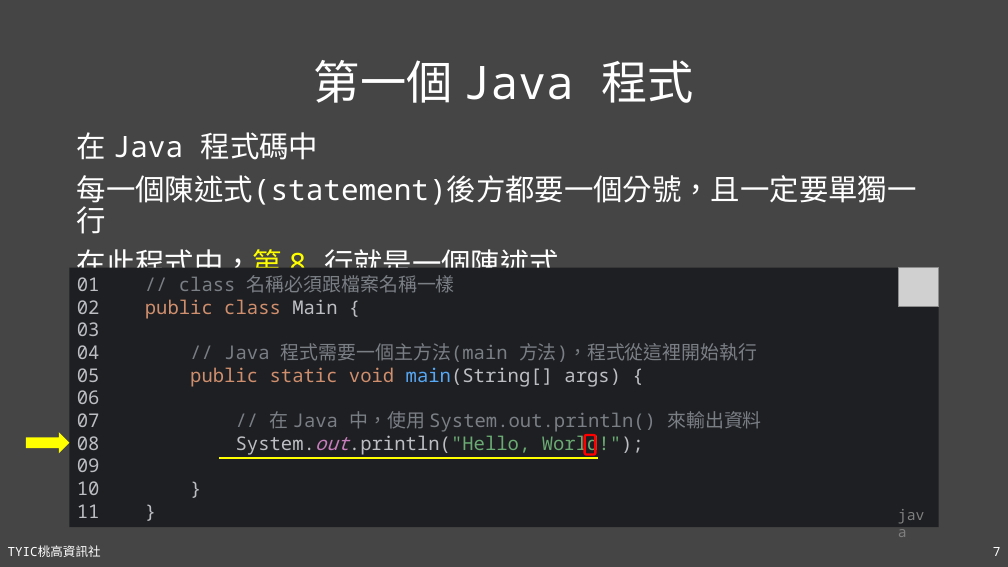
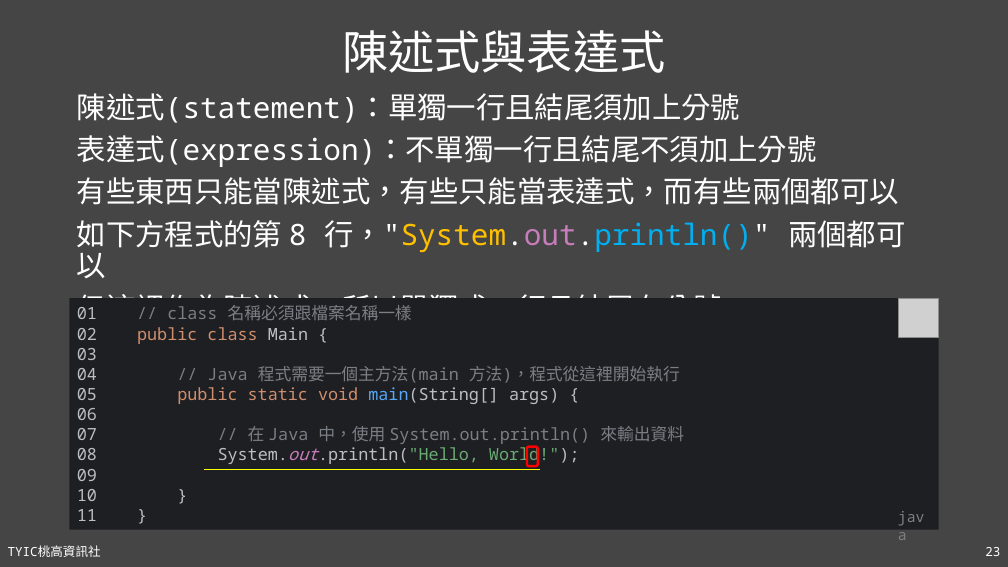
Before and after one commit to TYSHIC/slides, a slide deck: slide 23 of powerpoint/04_初探Java.pptx (slide 7 before the commit). Drawn at 1008x567 pixels with LibreOffice and Linux fonts; fonts in the diff are those of the drawing; grey boxes stand for pictures. Boxes give left, top, right and bottom in pixels: in the first picture for what was removed or moved away, otherwise in the second. Text is boxed around its words. In the diff, an @@ line names an element or a change of style, - is before the commit and + after.

```diff
--- a/powerpoint/04_初探Java.pptx
+++ b/powerpoint/04_初探Java.pptx
@@ title added at [342, 30, 665, 73], 44 pt, text #FFFFFF @@
+陳述式與表達式
@@ title removed at [314, 60, 694, 103] @@
-第一個 Java 程式
@@ text at [77, 93, 905, 320]: text changed @@
-在 Java 程式碼中
-每一個陳述式(statement)後方都要一個分號，且一定要單獨一行
-在此程式中，第 8 行就是一個陳述式
+陳述式(statement)：單獨一行且結尾須加上分號
+表達式(expression)：不單獨一行且結尾不須加上分號
+有些東西只能當陳述式，有些只能當表達式，而有些兩個都可以
+如下方程式的第 8 行，"System.out.println()" 兩個都可以
+但這裡作為陳述式，所以單獨成一行且結尾有分號
@@ rectangle "01 // class 名稱必須跟檔案名稱一樣 02 ...": place and size @@
-rectangle "01 // class 名稱必須跟檔案名稱一樣 02 ..." at [70, 268, 939, 527]
+rectangle "01 // class 名稱必須跟檔案名稱一樣 02 ..." at [70, 298, 939, 529]
@@ rectangle "01 // class 名稱必須跟檔案名稱一樣 02 ..." at [70, 298, 939, 529]: size 18 to 16 pt @@
@@ picture: place and size @@
-picture at [899, 268, 939, 307]
+picture at [899, 298, 939, 337]
@@ right arrow removed at [26, 433, 69, 454] @@
@@ rounded rectangle: place and size @@
-rounded rectangle at [585, 436, 595, 455]
+rounded rectangle at [527, 447, 538, 467]
@@ line moved from (219, 458) - (598, 458) to (204, 470) - (541, 470) @@
@@ page number at [985, 547, 1000, 556]: text changed @@
-7
+23
```
Also in this commit, not shown: 6 other slides changed, 4 slides added, 4 other files.
